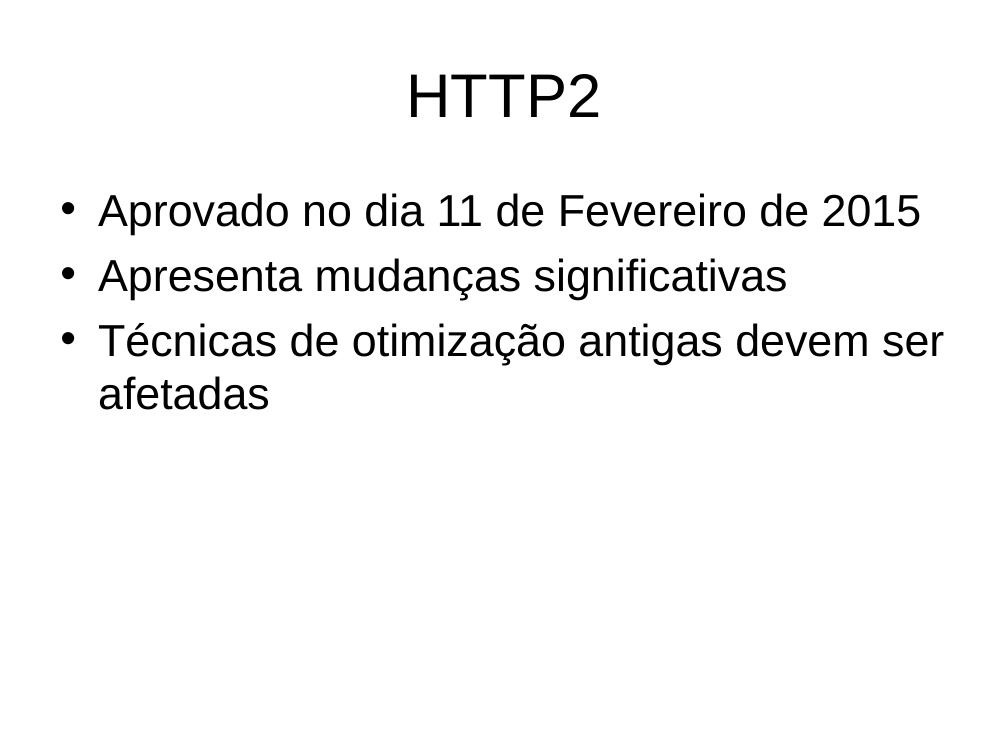
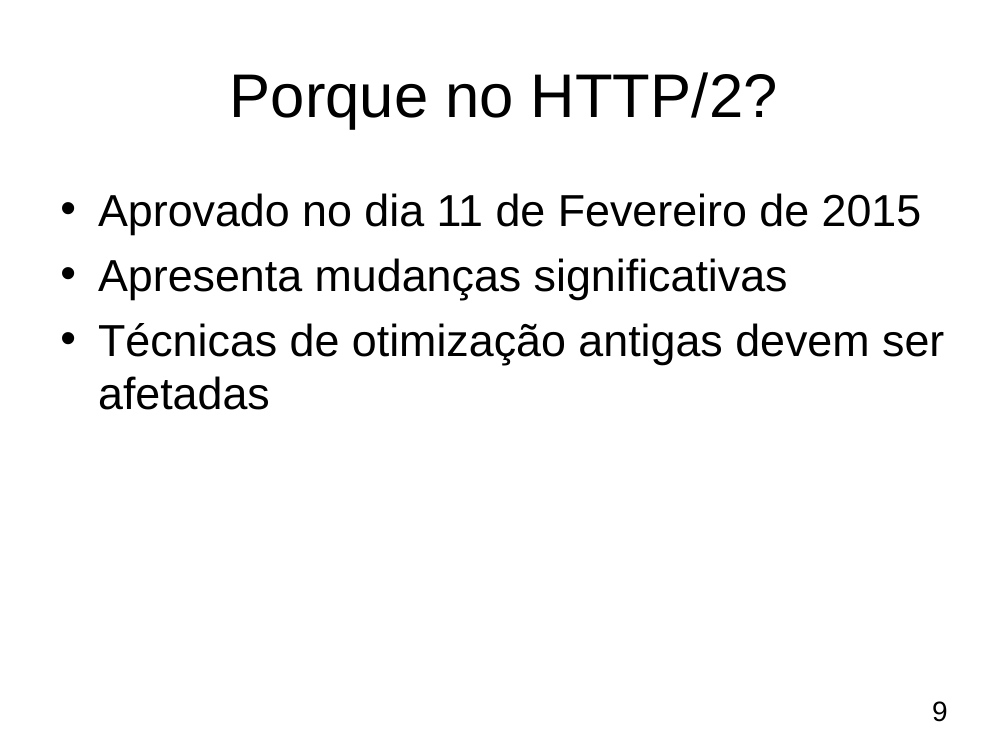
Before and after one commit to pcolenbr/TCC, a slide deck: slide 9 of Apresentação - TCC.ppt. Drawn at 1008x756 pixels with LibreOffice and Linux fonts; fonts in the diff are those of the drawing; background and template pictures are left out. Boxes give left, top, right and bottom in pixels: in the first picture for what was removed or moved away, otherwise in the second. Text is boxed around its words. In the diff, an @@ line names an element or a change of style, - is before the commit and + after.

```diff
--- a/Apresentação - TCC.ppt
+++ b/Apresentação - TCC.ppt
@@ title at (230,72,778,129): text changed @@
-HTTP2
+Porque no HTTP/2?
@@ page number added at (932,701,948,722), 20 pt, text #000000 @@
+9
```
Also in this commit, not shown: 32 other slides changed.
